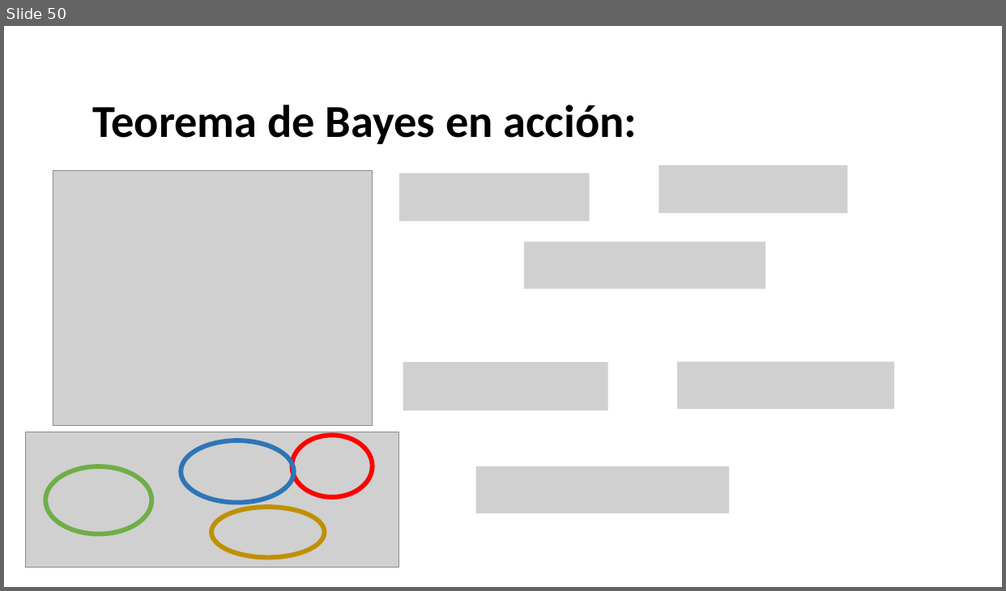
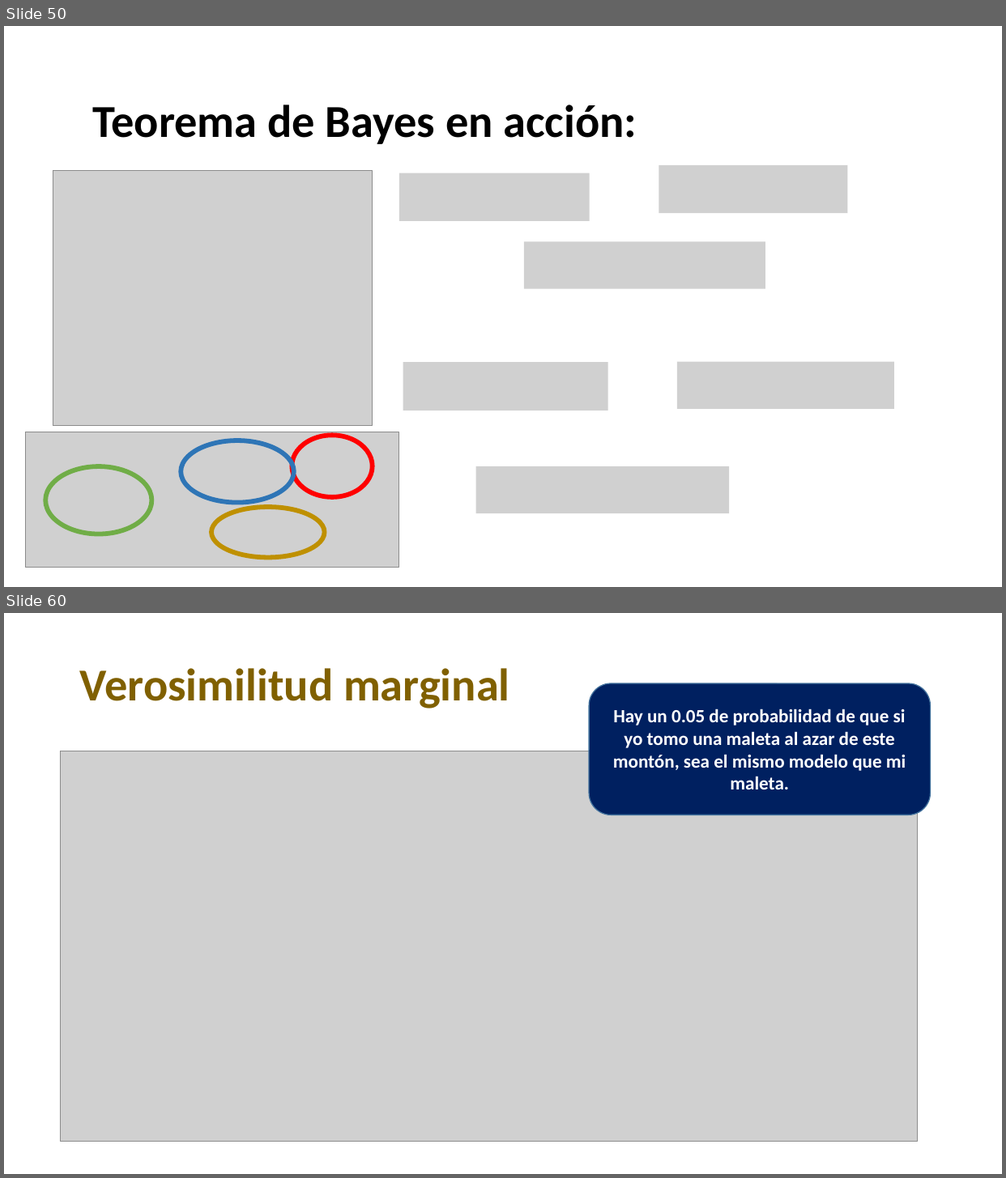
Before and after one commit to Adrifelcha/afchavez-019, a slide deck: Lab25/Adjuntías/2020-2/InferenciaBayesiana.pptx. Shown one above the other, each under a label of ours: slide 50 before the commit, slides 50 and 60 after it; the slides between them are not shown. The pictures are 1006x591 and 1006x1178 pixels, drawn with LibreOffice and Linux fonts; fonts in the diff are those of the drawing; grey boxes stand for pictures. Boxes give left, top, right and bottom in pixels: in the first picture for what was removed or moved away, otherwise in the second. Text is boxed around its words. In the diff, an @@ line names an element or a change of style, - is before the commit and + after.

```diff
--- a/Lab25/Adjuntías/2020-2/InferenciaBayesiana.pptx
+++ b/Lab25/Adjuntías/2020-2/InferenciaBayesiana.pptx
@@ slide 60 added at (4,613,1002,1174), background #FFFFFF @@
@@ text added at (80,668,510,709), 44 pt, text #806000, bold @@
+Verosimilitud marginal
@@ rounded rectangle added at (590,683,931,815), fill #002060, outline #43739E 1 pt, 18 pt, text #FFFFFF, bold @@
+Hay un 0.05 de probabilidad de que si yo tomo una maleta al azar de este montón, sea el mismo modelo que mi maleta.
@@ picture added at (60,752,918,1142) @@
```
Also in this commit, not shown: 1 slide changed, 26 other slides added.
